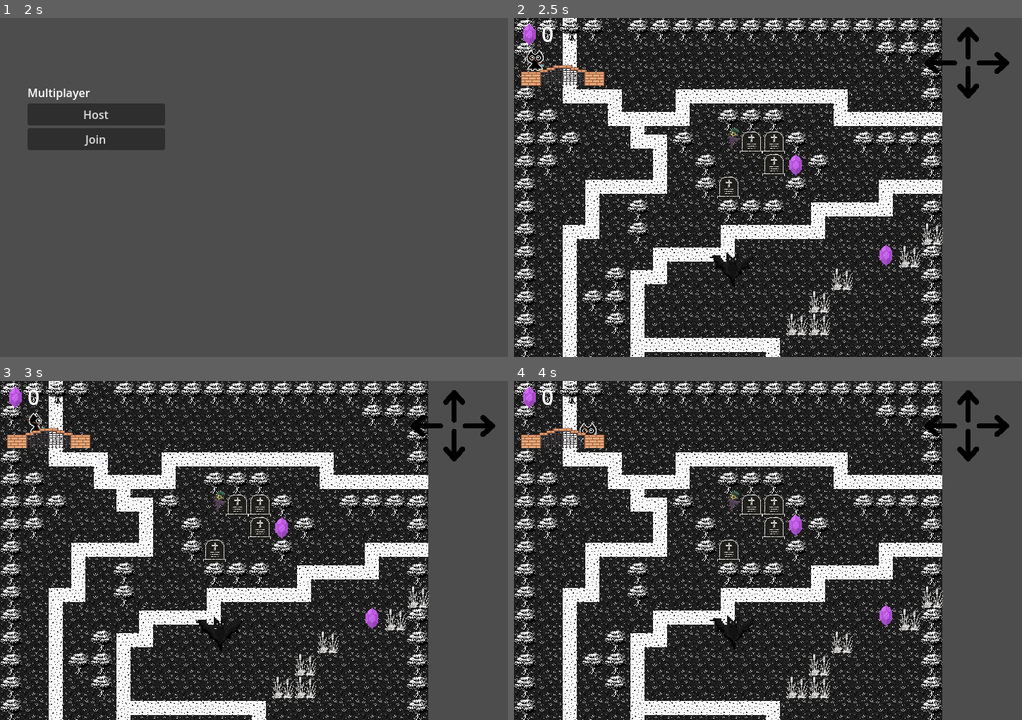
Above: before the commit, frames 1-4 (two rows, left to right).
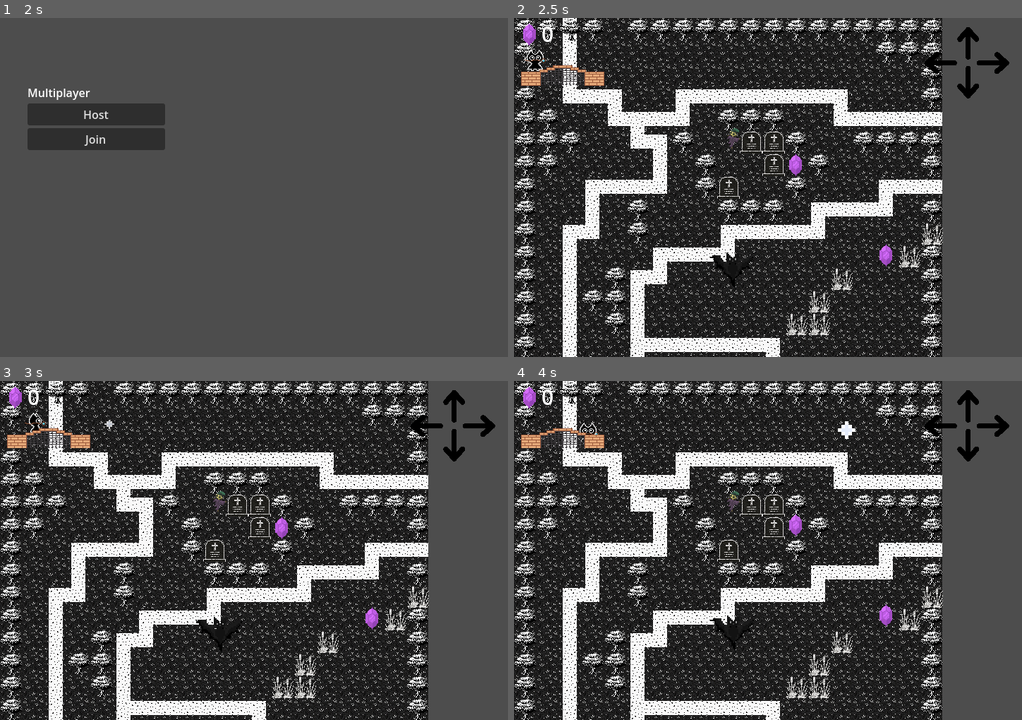
Above: after the commit, the same moments.

Repository: royalcaster/split-souls
Game: Godot game, scene res://scenes/ui/MainMenu.tscn
Two runs of this game, one before a commit and one after it. Both use one fixed random seed, a clock stepped at 60 frames per second and the inputs below. The engine's default icon, where the game draws it, is replaced by a stand-in: a white triangle on a blue panel in a dark square.
Inputs (mouse positions are in pixels of both pictures, inside the frame that each line leads up to):
- Up to frame 1 (2 s): click "Play" at 0.5 s; click "Play" at 1.25 s
- Up to frame 2 (2.5 s): click "Host" at 2 s
- Up to frame 3 (3 s): move the mouse to (218, 499) at 2.77 s; hold Right (move_right) from 2.78 s (still down); click (218, 499) at 2.85 s
- Up to frame 4 (4 s): move the mouse to (666, 567) at 3.52 s; release Right (move_right) at 3.53 s; hold S (move_down) from 3.53 s (still down); click (666, 567) at 3.6 s

Frame 1 is identical in both runs. In frame 2, less than 0.1% of the frame differs, in the area x 2-7%, y 10-15%; in frame 3, less than 0.1%; in frame 4, 0.1%, in the area x 13-68%, y 11-68%.

Commit message:
make mouse pointer visible, only client can aim, only host can shoot, hide wand of other player in individual mode

Diff:
--- a/src/player_1.gd
+++ b/src/player_1.gd
@@ -67,9 +67,9 @@
 
 func update_visibility():
 	if Globals.control_mode == Globals.ControlMode.INDIVIDUAL:
-		animatedSprite2D.visible = is_multiplayer_authority()
+		self.visible = is_multiplayer_authority()
 	else:
-		animatedSprite2D.visible = true
+		self.visible = true
 
 func _physics_process(delta):
 	if not dead:
--- a/src/shoot.gd
+++ b/src/shoot.gd
@@ -7,13 +7,12 @@
 @onready var ShootPos: Marker2D = $RotationOffSet/shoot_pos
 @onready var ShootTimer: Timer = $ShootTimer
 
+var rotation_from_client: float = 0.0
+
 var time_between_shot: float = 0.25
 var can_shoot: bool = true
 
 func _ready() -> void:
-	# Mauszeiger verstecken (vllt noch ändern?)
-	Input.mouse_mode = Input.MOUSE_MODE_HIDDEN
-
 	# Timer zur Schussverzögerung initialisieren
 	ShootTimer.wait_time = time_between_shot
 	ShootTimer.connect("timeout", Callable(self, "_on_shoot_timer_timeout"))
@@ -23,18 +22,33 @@
 		push_warning("ShootPos ist nicht exakt auf der X-Achse! Bitte in Szene anpassen.")
 
 func _physics_process(delta: float) -> void:
-	# Rotation auf die Maus interpolieren
-	RotationOffset.rotation = lerp_angle(
-		RotationOffset.rotation,
-		(get_global_mouse_position() - global_position).angle(),
-		6.5 * delta
-	)
+	if not multiplayer.is_server():
+		# Client rotiert lokal
+		var target_rotation = (get_global_mouse_position() - global_position).angle()
+		RotationOffset.rotation = lerp_angle(
+			RotationOffset.rotation,
+			target_rotation,
+			6.5 * delta
+		)
 
-	# Schießen bei Mausklick
-	if Input.is_action_just_pressed("shoot") and can_shoot:
-		can_shoot = false
-		_shoot()
-		ShootTimer.start()
+		# Rotation an den Host schicken
+		rpc_id(1, "_update_rotation", target_rotation)
+
+	if multiplayer.is_server():
+		# Host zeigt die Rotation des Clients an
+		RotationOffset.rotation = rotation_from_client
+
+		# nur Host kann Schießen
+		if Input.is_action_just_pressed("shoot") and can_shoot:
+			can_shoot = false
+			_shoot()
+			ShootTimer.start()
+
+# Host bekommt Rotation von client
+@rpc("any_peer")
+func _update_rotation(rot: float) -> void:
+	if multiplayer.is_server():
+		rotation_from_client = rot
 
 func _shoot():
 	var new_bullet = bullet_scene.instantiate()
